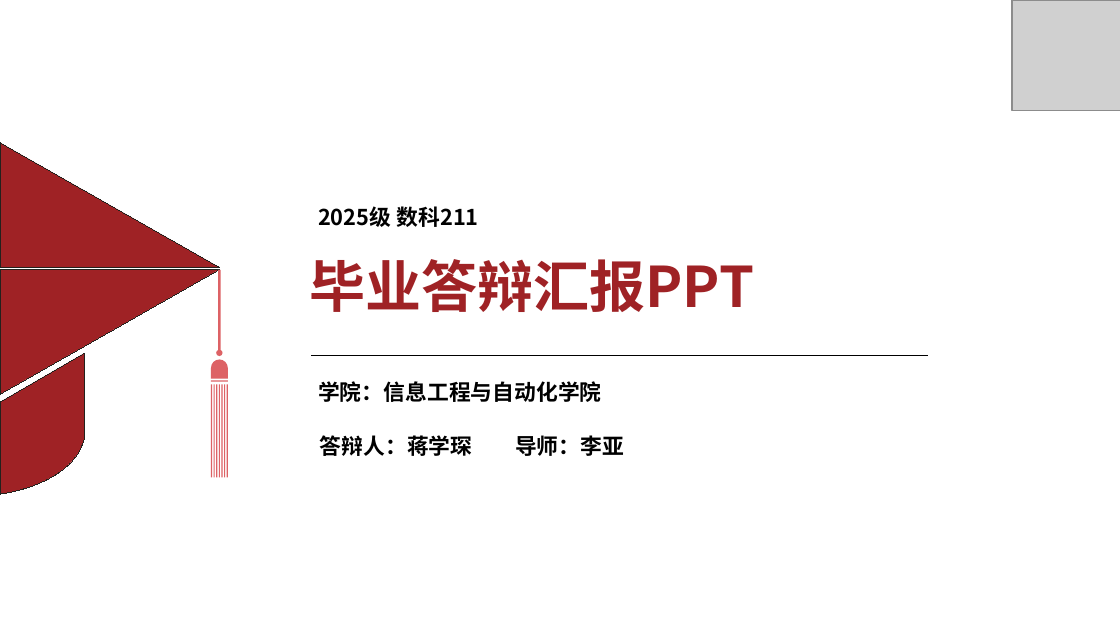
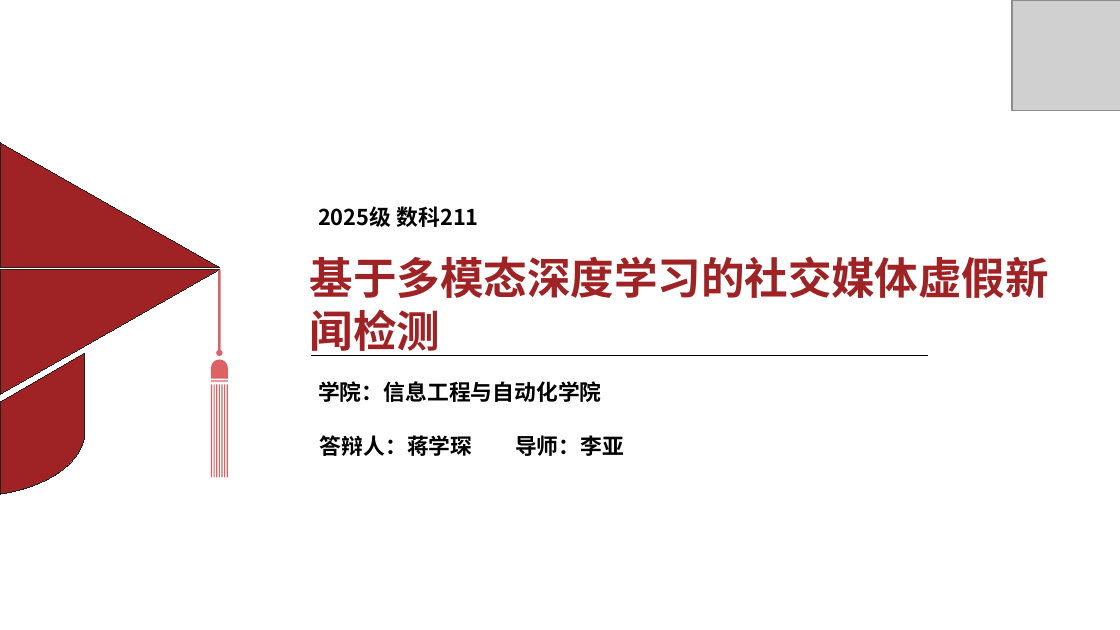
Before and after one commit to LinChiQ/MM-DFD, a slide deck: slide 1 of papers/202110415104 蒋学琛 基于多模态深度学习的社交媒体虚假新闻检测.docx.pptx. Drawn at 1120x630 pixels with LibreOffice and Linux fonts; fonts in the diff are those of the drawing; grey boxes stand for pictures. Boxes give left, top, right and bottom in pixels: in the first picture for what was removed or moved away, otherwise in the second. Text is boxed around its words. In the diff, an @@ line names an element or a change of style, - is before the commit and + after.

```diff
--- a/papers/202110415104 蒋学琛 基于多模态深度学习的社交媒体虚假新闻检测.docx.pptx
+++ b/papers/202110415104 蒋学琛 基于多模态深度学习的社交媒体虚假新闻检测.docx.pptx
@@ text at [310, 256, 1049, 356]: text changed; size 36 to 28 pt @@
-毕业答辩汇报PPT
+基于多模态深度学习的社交媒体虚假新闻检测
```
Also in this commit, not shown: 1 slide added, 1 slide removed, 17 other files.
